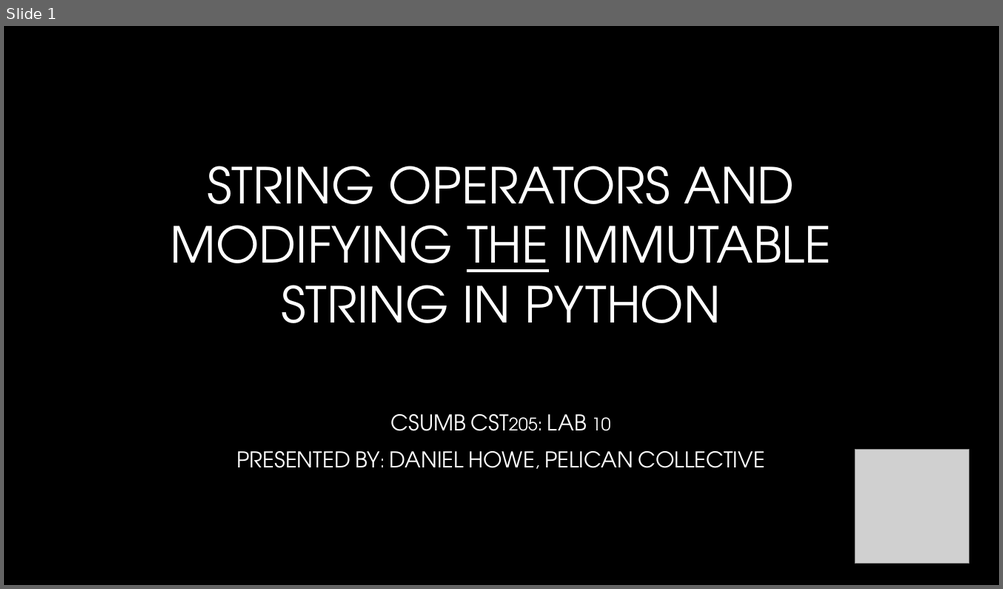
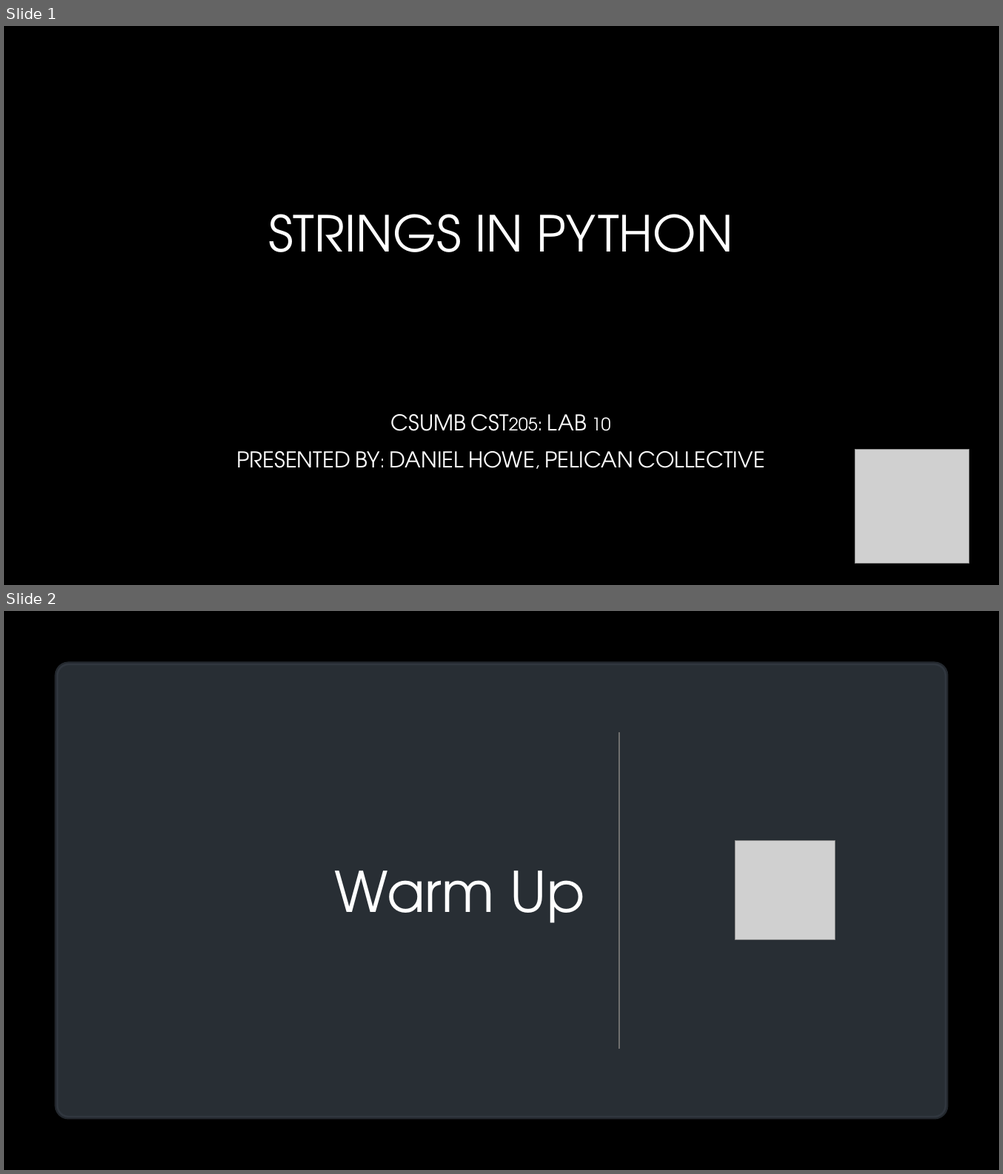
Before and after one commit to CSUMBPelicanCollective/CST205, a slide deck: howe_d_labs/lab10/lab10-presentation_howe_d.pptx. Shown one above the other, each under a label of ours: slide 1 before the commit, slides 1 and 2 after it. The pictures are 1003x589 and 1003x1174 pixels, drawn with LibreOffice and Linux fonts; fonts in the diff are those of the drawing; grey boxes stand for pictures; background and template pictures are left out. Boxes give left, top, right and bottom in pixels: in the first picture for what was removed or moved away, otherwise in the second. Text is boxed around its words. In the diff, an @@ line names an element or a change of style, - is before the commit and + after.

```diff
--- a/howe_d_labs/lab10/lab10-presentation_howe_d.pptx
+++ b/howe_d_labs/lab10/lab10-presentation_howe_d.pptx
@@ slide 2 added at bbox=[4, 611, 999, 1170], background picture (left out) @@
@@ rounded rectangle added at bbox=[57, 664, 946, 1118], fill #282E35, outline #282E35 3.5 pt @@
@@ line added from (619, 732) to (619, 1049), #6F6F6F 0.75 pt @@
@@ picture added at bbox=[735, 841, 834, 940] @@
@@ title added at bbox=[335, 871, 585, 923], 54 pt, text gradient #FFFFFF to #A6A6A6 @@
+Warm Up
@@ slide 1 changed as well @@
@@ title at bbox=[268, 214, 733, 252]: text changed @@
-STRING OPERATORS AND MODIFYING THE IMMUTABLE STRING IN PYTHON
+STRINGS IN PYTHON
```
Also in this commit, not shown: 8 other slides changed, 4 other slides added, 4 slides removed, 2 other files.
